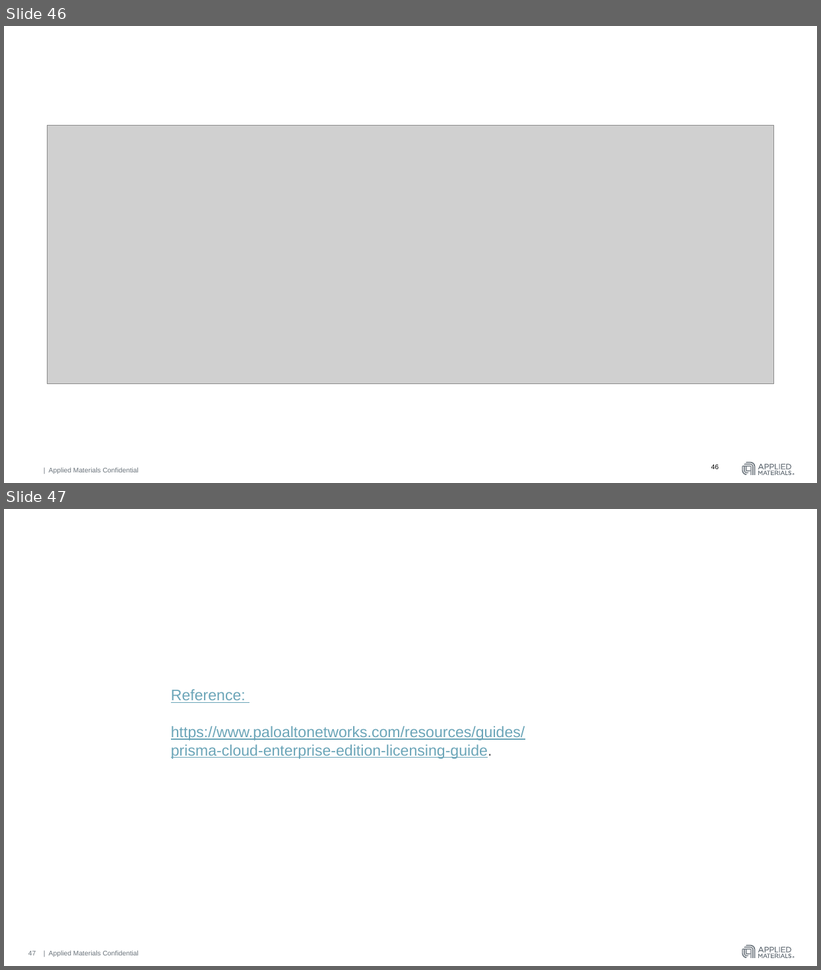
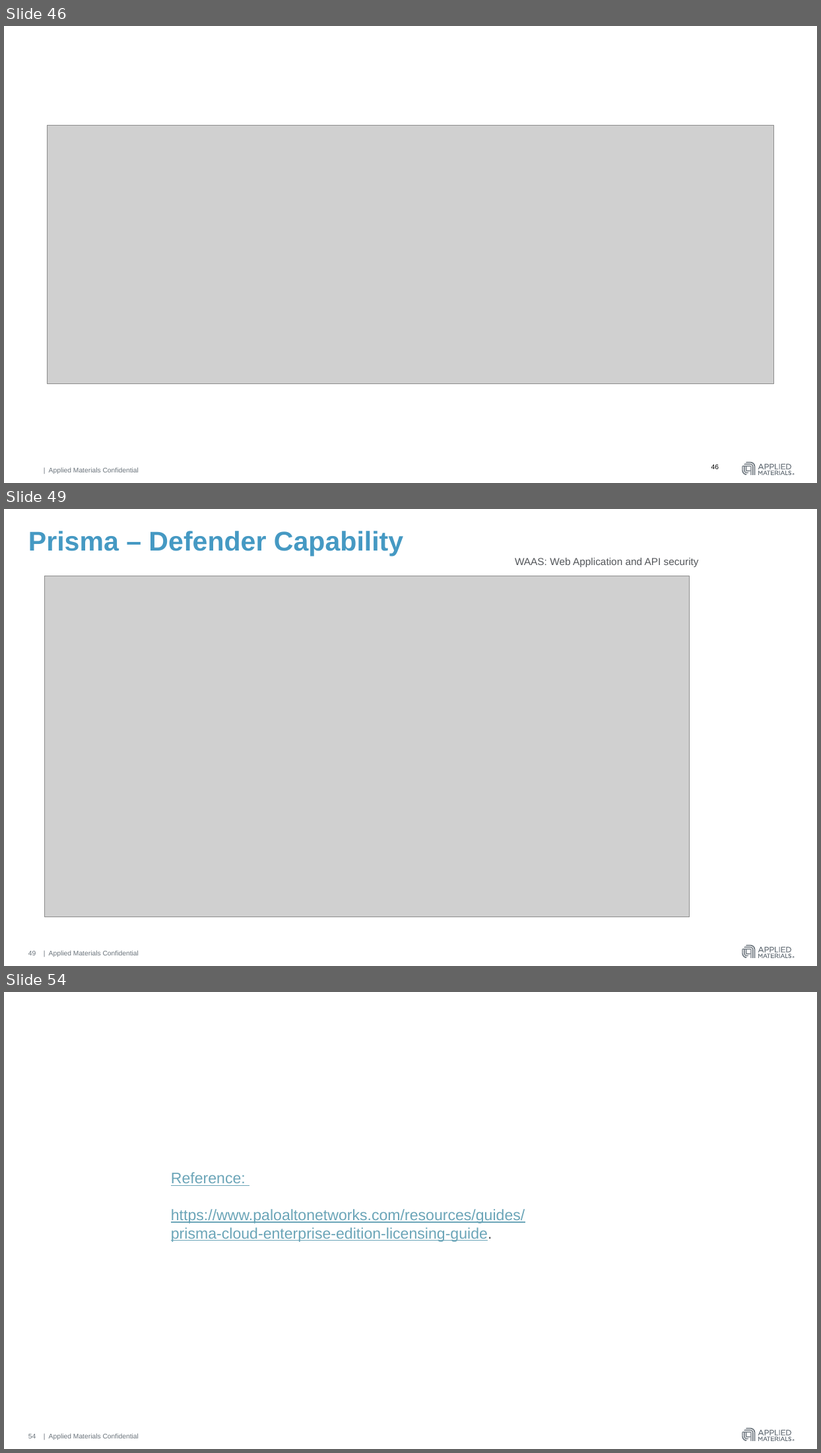
Before and after one commit to hmahajanHM/mytestrepo, a slide deck: AWS Guard Duty & Azure Security Center.pptx. Shown one above the other, each under a label of ours: slides 46 and 47 before the commit, slides 46, 49 and 54 after it; the slides between them are not shown. The pictures are 821x970 and 821x1453 pixels, drawn with LibreOffice and Linux fonts; fonts in the diff are those of the drawing; grey boxes stand for pictures. Boxes give left, top, right and bottom in pixels: in the first picture for what was removed or moved away, otherwise in the second. Text is boxed around its words. In the diff, an @@ line names an element or a change of style, - is before the commit and + after.

```diff
--- a/AWS Guard Duty & Azure Security Center.pptx
+++ b/AWS Guard Duty & Azure Security Center.pptx
@@ slide 49 added at <box>4,509,817,966</box>, background #FFFFFF; not listed: 4 template elements that a slide beside it also shows @@
@@ title added at <box>28,531,403,557</box>, 32 pt, text #4599C3, bold @@
+Prisma – Defender Capability
@@ text added at <box>515,558,699,567</box>, 12 pt, text #53565A @@
+WAAS: Web Application and API security
@@ picture added at <box>45,576,690,918</box> @@
@@ page number added at <box>28,951,36,956</box>, 8 pt, text #6A737B @@
+49
@@ what was slide 47 is now slide 54 @@
@@ page number at <box>28,1434,36,1439</box>: text changed @@
-47
+54
```
Also in this commit, not shown: 6 other slides added.
